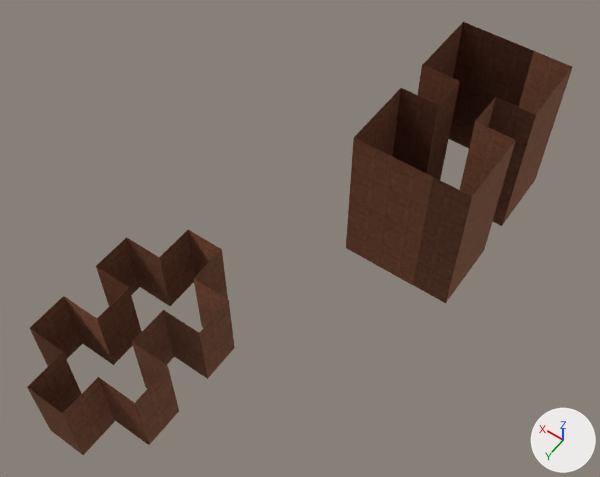
The FBX model Game/Content/Level_1/Wall_6/SM_Wall_6.fbx: old version first, new version second.
One viewpoint serves both versions: a 50 mm camera at (-0.146, 0.268, 0.362) aimed at (-0.008, 0.074, 0.058). The lights are fixed; the arrows at lower right show +X, +Y and +Z. Where no turn or scale is listed for an object, it has been applied to the vertices. Vertices at the same position are counted once.

Objects in the first picture: 'SM_Wall_6'.
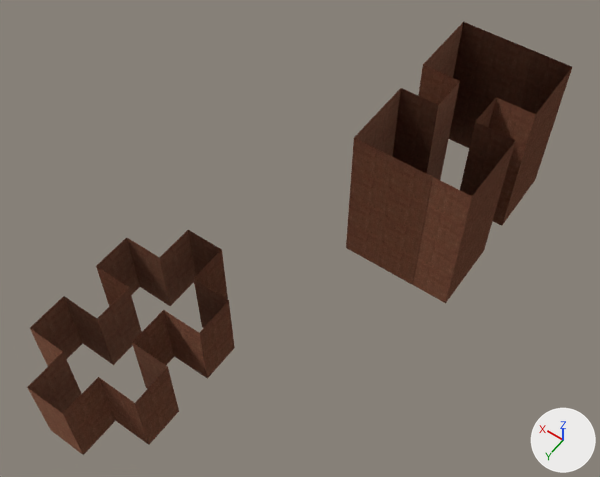
Where the change shows, as pixel boxes [x1, y1, x2, y2] in the pictures (600 x 477 px):
```json
{"object": "SM_Wall_6", "change": "reshaped", "before": [27, 22, 573, 455], "after": [27, 22, 572, 455]}
{"part": 1, "of": "me_object_342_003", "change": "deleted", "before": [346, 22, 572, 303], "on screen": "brown"}
```

The change, as JSON lines over the scene's bpy script:
```json
{"block": "me_object_342_003", "where": "# used by ob_sm_wall_6; location = (0.0, 0.0, 0.0)"}
{"op": "remove", "block": "me_object_342_003", "code": "me_object_342_003.from_pydata(...)  # 958 vertices, 1440 faces; spans x -0.072..0.057, y -0.059..0.202, z 0.02..0.1"}
{"op": "add", "block": "me_object_342_003", "code": "me_object_342_003.from_pydata(...)  # 170 vertices, 120 faces; spans x -0.072..0.057, y -0.059..0.202, z 0.02..0.1"}
{"block": "me_object_342_003", "change": "me_object_342_003 part 1: 344 vertices removed from x -0.072..-0.013, y -0.059..0.042, z 0.02..0.1"}
```
